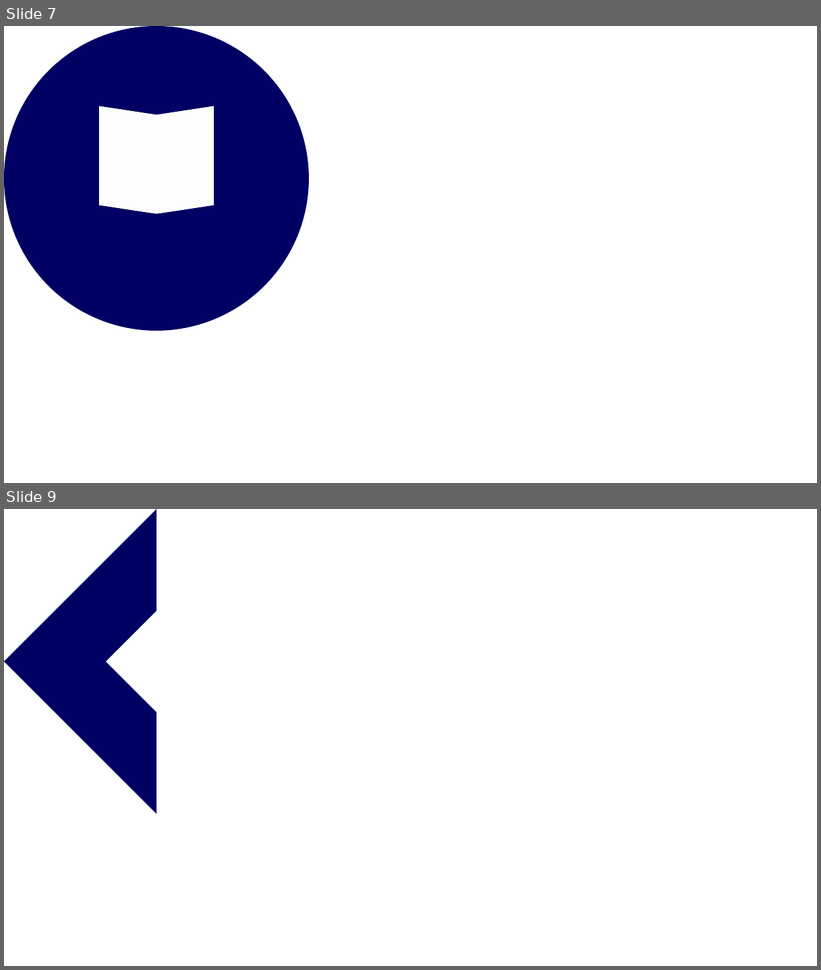
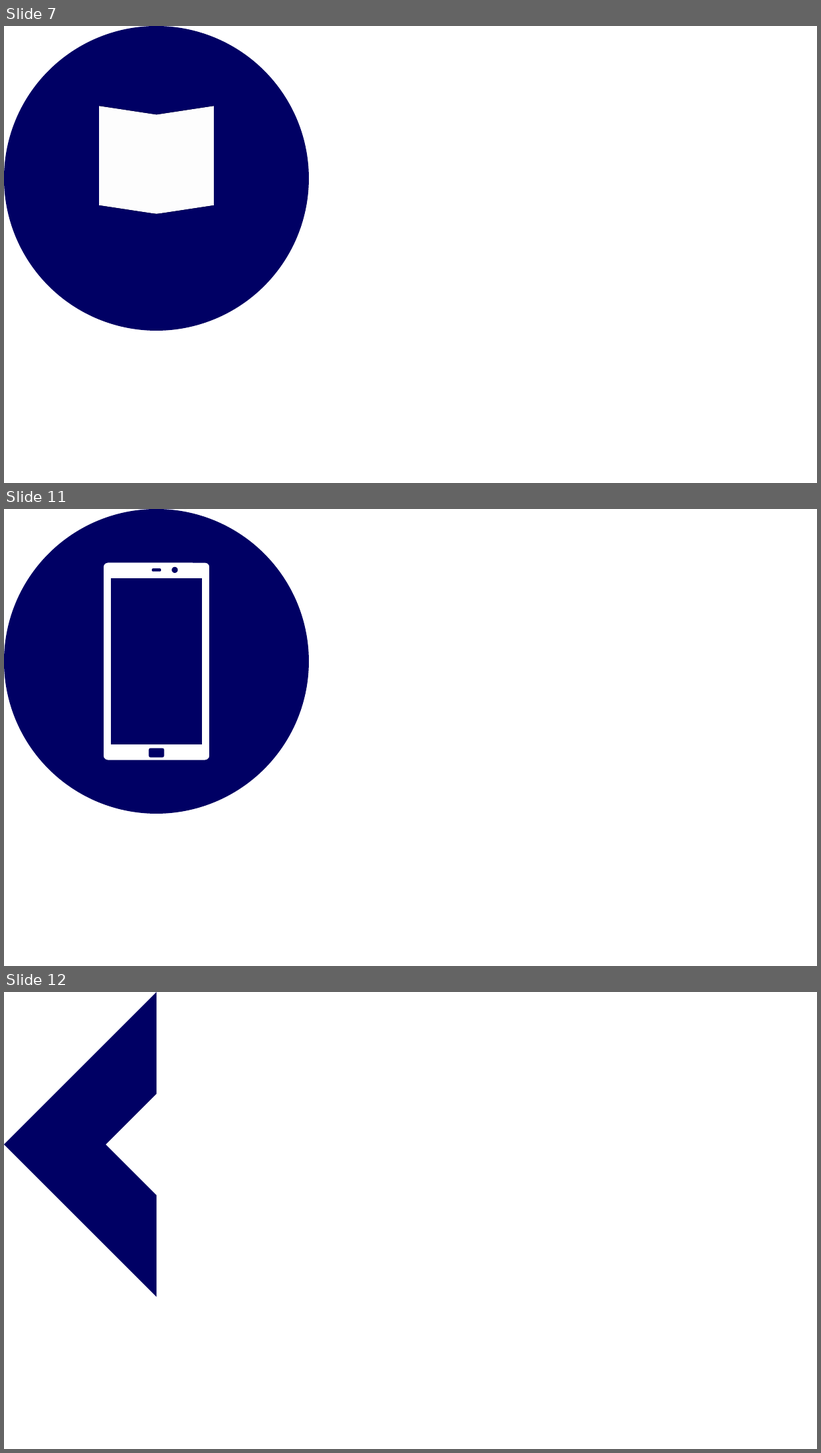
Before and after one commit to ChrisVasterling/chrisvasterling, a slide deck: Files/img/icons/icons.pptx. Shown one above the other, each under a label of ours: slides 7 and 9 before the commit, slides 7, 11 and 12 after it; the slides between them are not shown. The pictures are 821x970 and 821x1453 pixels, drawn with LibreOffice and Linux fonts; fonts in the diff are those of the drawing. Boxes give left, top, right and bottom in pixels: in the first picture for what was removed or moved away, otherwise in the second. Text is boxed around its words. In the diff, an @@ line names an element or a change of style, - is before the commit and + after.

```diff
--- a/Files/img/icons/icons.pptx
+++ b/Files/img/icons/icons.pptx
@@ slide 11 added at box(4, 509, 817, 966), background #FFFFFF @@
@@ ellipse added at box(4, 509, 309, 814), fill #000064 @@
@@ rounded rectangle added at box(103, 562, 209, 761), fill #FFFFFF, outline #000064 1 pt @@
@@ ellipse added at box(172, 567, 178, 573), fill #000064 @@
@@ rectangle added at box(111, 578, 202, 745), fill #000064, outline #FFFFFF 1 pt @@
@@ rounded rectangle added at box(152, 568, 161, 571), fill #000064 @@
@@ rounded rectangle added at box(149, 748, 164, 757), fill #000064 @@
@@ what was slide 9 is now slide 12 @@
```
Also in this commit, not shown: 3 other slides added, 1 slide removed, 18 other files.
